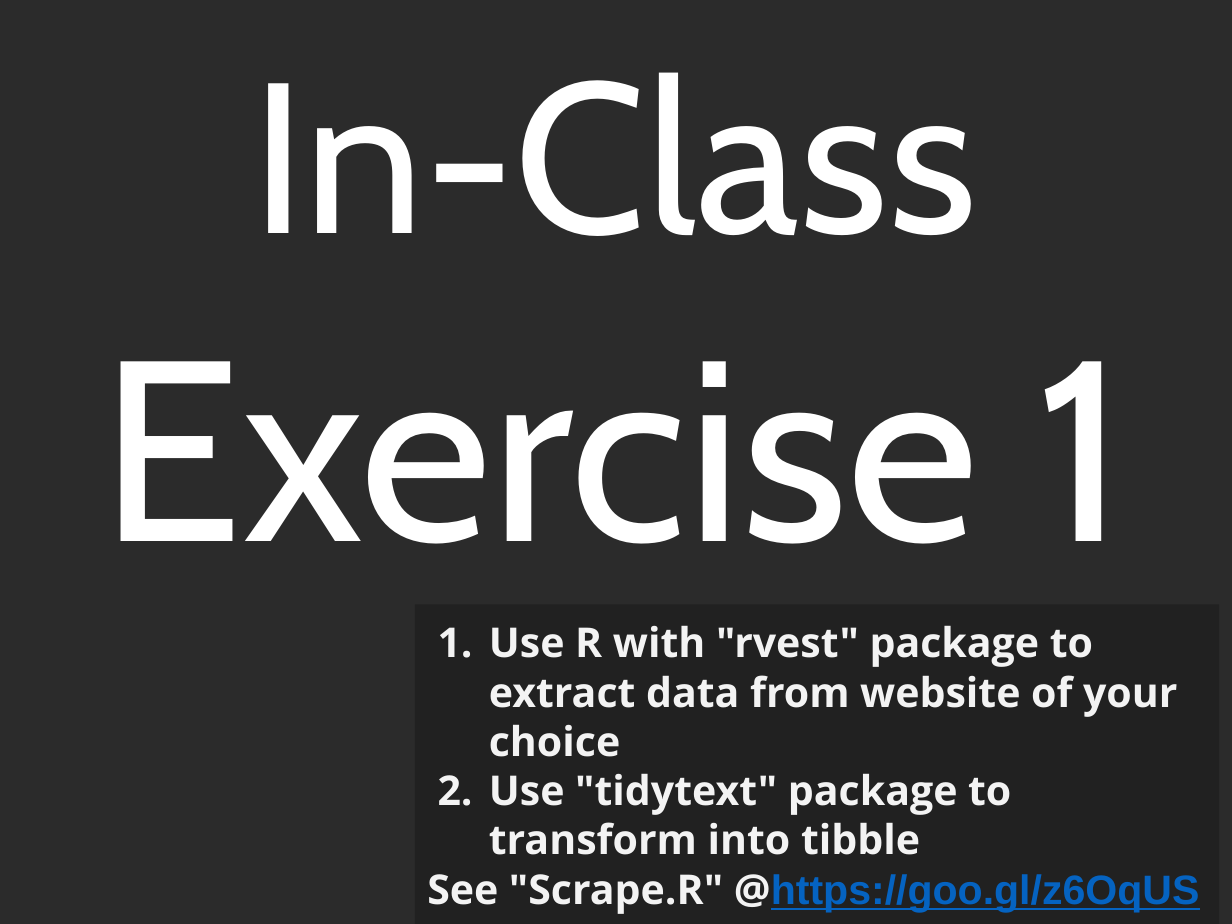
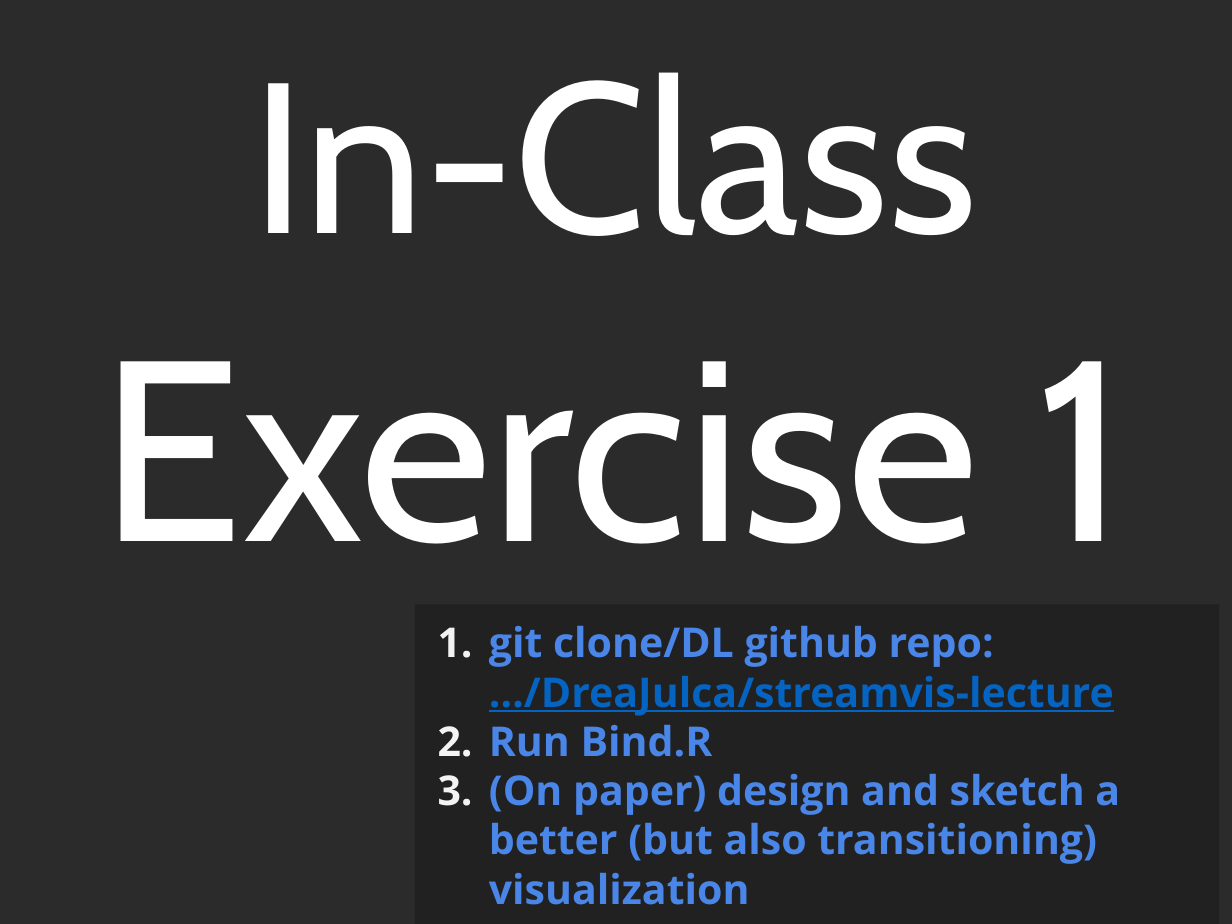
Before and after one commit to DreaJulca/streamvis-lecture, a slide deck: slide 18 of Visual Data Science.pptx. Drawn at 1232x924 pixels with LibreOffice and Linux fonts; fonts in the diff are those of the drawing; background and template pictures are left out; a plain dark background stands for a picture behind light text. Boxes give left, top, right and bottom in pixels: in the first picture for what was removed or moved away, otherwise in the second. Text is boxed around its words. In the diff, an @@ line names an element or a change of style, - is before the commit and + after.

```diff
--- a/Visual Data Science.pptx
+++ b/Visual Data Science.pptx
@@ text in rectangle at (489, 625, 1120, 905): text changed; text colour #F3F3F3 to #4A86E8 @@
-1. Use R with "rvest" package to extract data from website of your choice
-2. Use "tidytext" package to transform into tibble
-See "Scrape.R" @https://goo.gl/z6OqUS
+1. git clone/DL github repo: …/DreaJulca/streamvis-lecture
+2. Run Bind.R
+3. (On paper) design and sketch a better (but also transitioning) visualization
```
Also in this commit, not shown: 1 other slide changed, 1 slide added, 1 slide removed, 9 other files.
